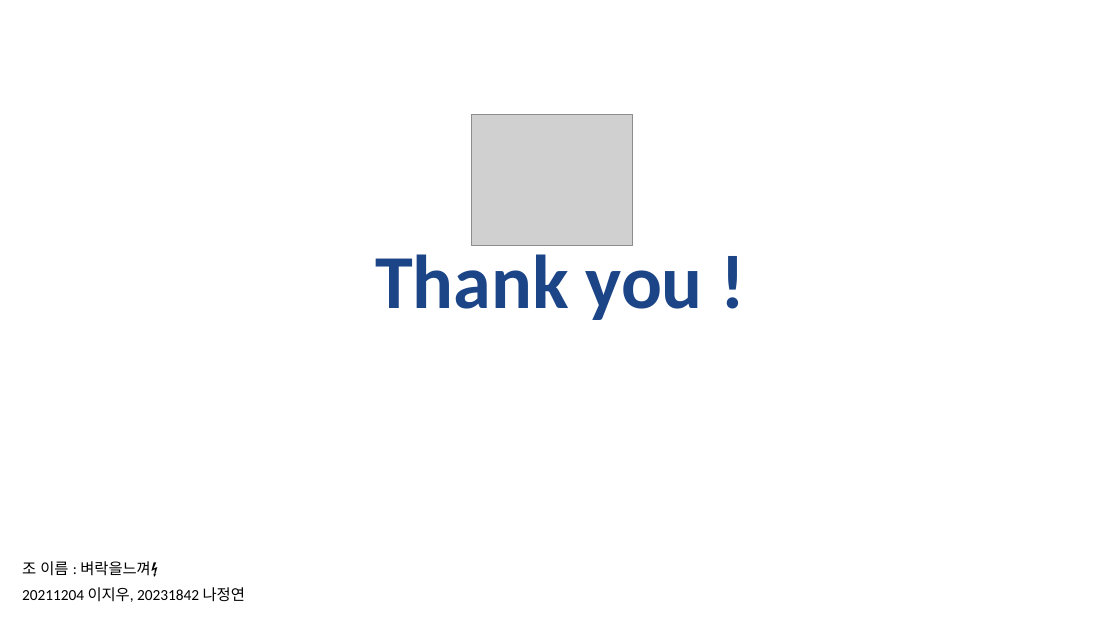
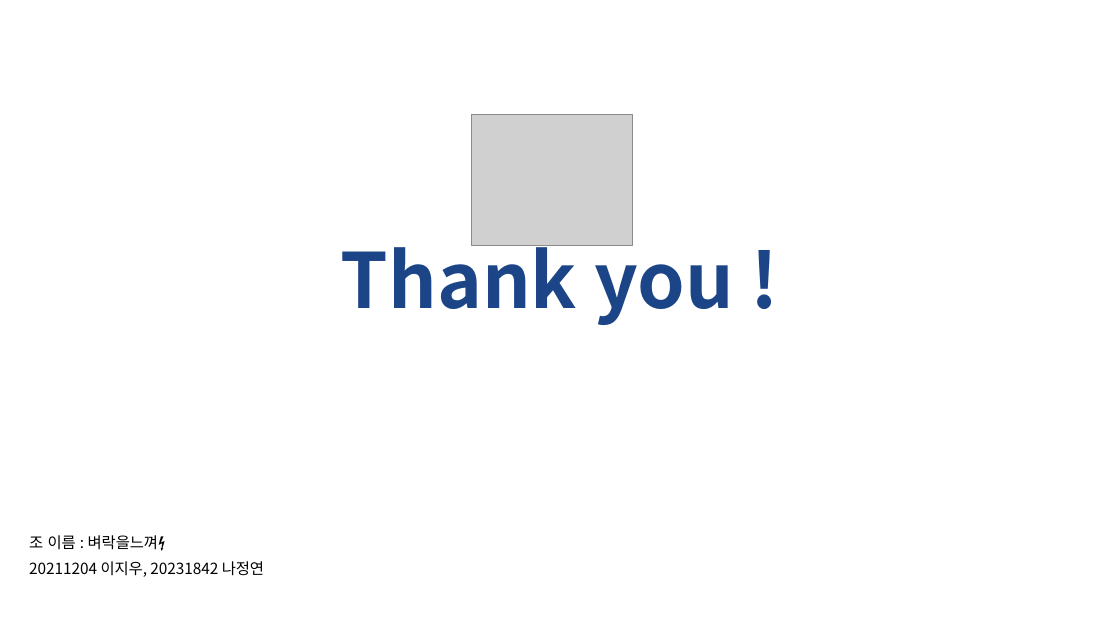
Before and after one commit to Qualitydumm/RL_Project_Thunder_Rush_3-Lane_Infinite_Runner, a slide deck: slide 27 of 벼락을느껴_RL_Project보고서.pptx. Drawn at 1120x630 pixels with LibreOffice and Linux fonts; fonts in the diff are those of the drawing; grey boxes stand for pictures. Boxes give left, top, right and bottom in pixels: in the first picture for what was removed or moved away, otherwise in the second. Text is boxed around its words. In the diff, an @@ line names an element or a change of style, - is before the commit and + after.

```diff
--- a/벼락을느껴_RL_Project보고서.pptx
+++ b/벼락을느껴_RL_Project보고서.pptx
@@ title "Thank you !" at [341, 231, 733, 325]: font Calibri to Noto Sans CJK KR @@
@@ subtitle "조 이름 : 벼락을느껴⚡" at [29, 535, 264, 577]: font Calibri to Noto Sans CJK KR @@
@@ subtitle "조 이름 : 벼락을느껴⚡": place and size @@
-subtitle "조 이름 : 벼락을느껴⚡" at [22, 561, 245, 602]
+subtitle "조 이름 : 벼락을느껴⚡" at [29, 535, 264, 577]
```
Also in this commit, not shown: 2 other slides changed.
